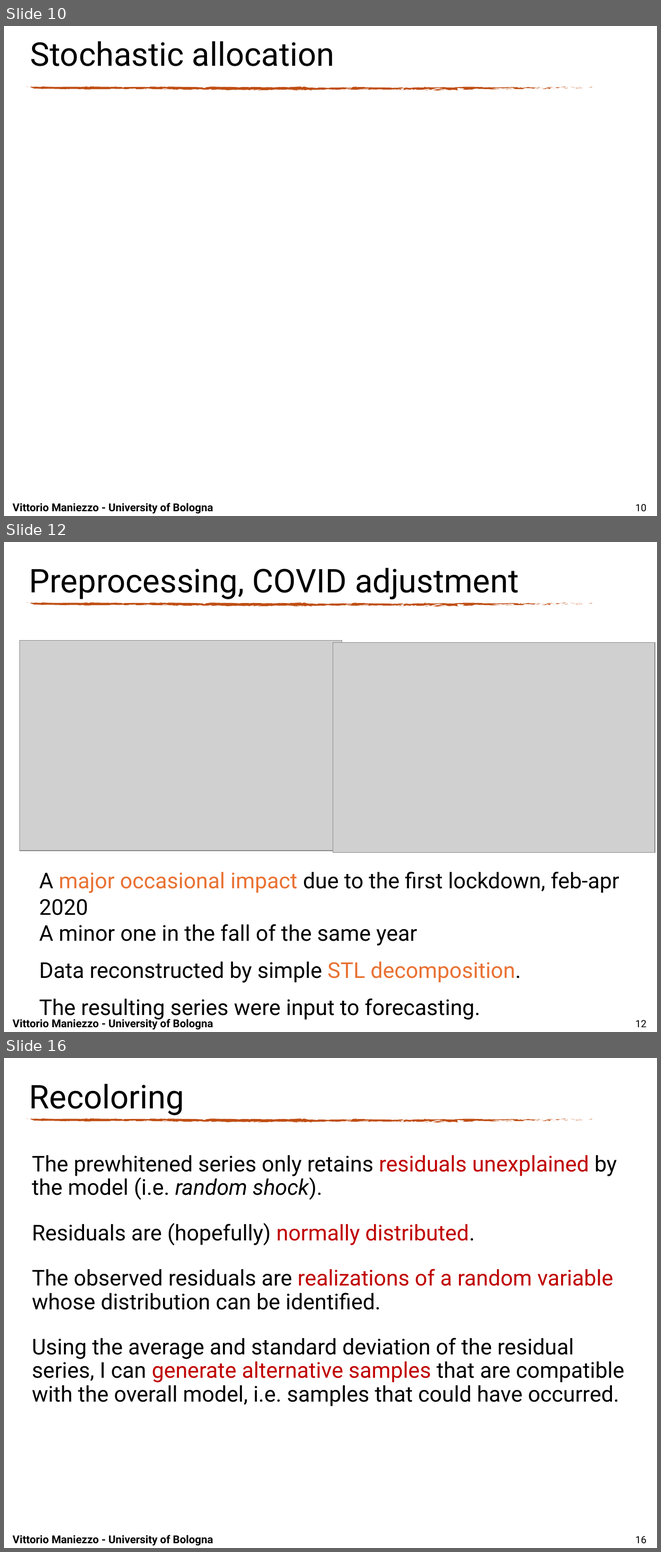
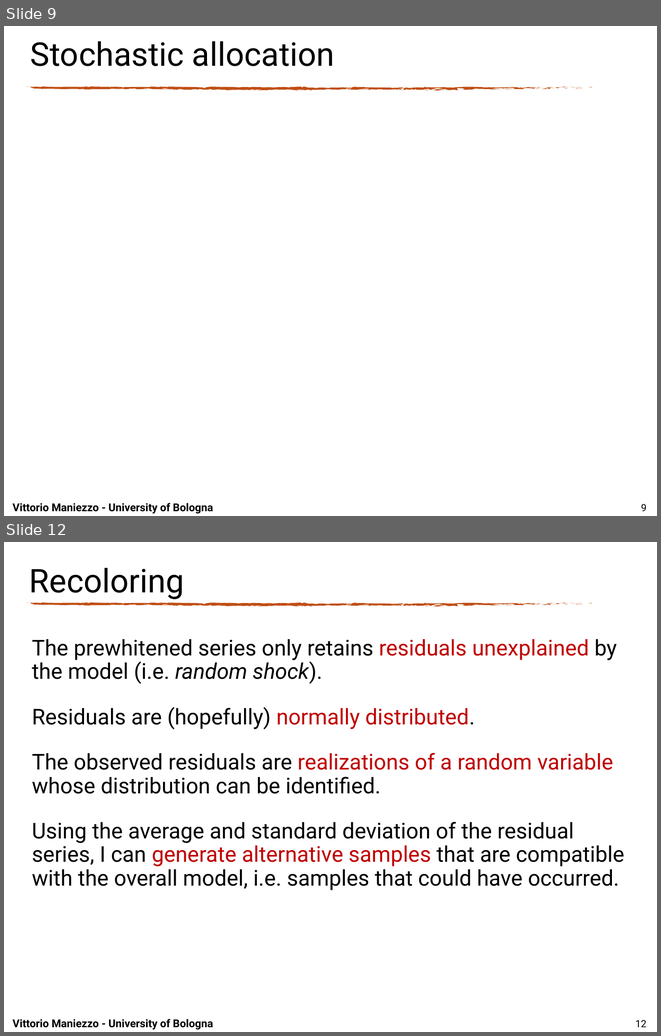
Before and after one commit to maniezzo/GDOforecast, a slide deck: doc/IFORS2026/Ifors_PPT_BESO.pptx. Shown one above the other, each under a label of ours: slides 10, 12 and 16 before the commit, slides 9 and 12 after it; the slides between them are not shown. The pictures are 661x1552 and 661x1036 pixels, drawn with LibreOffice and Linux fonts; fonts in the diff are those of the drawing; grey boxes stand for pictures; background and template pictures are left out. Boxes give left, top, right and bottom in pixels: in the first picture for what was removed or moved away, otherwise in the second. Text is boxed around its words. In the diff, an @@ line names an element or a change of style, - is before the commit and + after.

```diff
--- a/doc/IFORS2026/Ifors_PPT_BESO.pptx
+++ b/doc/IFORS2026/Ifors_PPT_BESO.pptx
@@ slide 12 removed at (x1=4, y1=542, x2=657, y2=1032), background #FFFFFF; not listed: 74 template elements that a slide beside it also shows @@
@@ title removed at (x1=29, y1=567, x2=519, y2=599) @@
-Preprocessing, COVID adjustment
@@ picture removed at (x1=20, y1=641, x2=342, y2=851) @@
@@ picture removed at (x1=333, y1=643, x2=654, y2=853) @@
@@ text removed at (x1=39, y1=871, x2=619, y2=1020) @@
-A major occasional impact due to the first lockdown, feb-apr 2020
-A minor one in the fall of the same year
-Data reconstructed by simple STL decomposition.
-The resulting series were input to forecasting.
@@ text removed at (x1=12, y1=1017, x2=213, y2=1030) @@
-Vittorio Maniezzo - University of Bologna
@@ page number removed at (x1=635, y1=1020, x2=646, y2=1027) @@
-12
@@ what was slide 10 is now slide 9 @@
@@ page number at (x1=641, y1=504, x2=647, y2=511): text changed @@
-10
+9
@@ what was slide 16 is now slide 12 @@
@@ page number at (x1=635, y1=1020, x2=646, y2=1027): text changed @@
-16
+12
```
Also in this commit, not shown: 10 slides changed, 1 slide added, 3 other slides removed, 1 other file.
